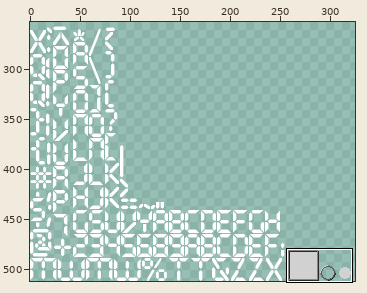
File history of a sprite sheet, ConnectedWorlds/Assets/Atlaii/ConnectedWorlds.png. The picture above shows the old version from afar; the outline marks the close-up.
Close-up. Old version:
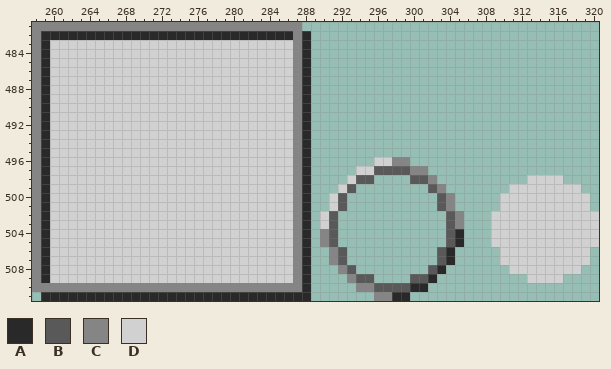
The file is 512x512 pixels. Pixels under 10% opacity are left out. Colours within 5 levels of each other are drawn and written as one. Shown: x 258..320, y 481..511. The wide view leaves out empty margins.
Palette (. is transparent): A #292929  B #595959  C #858585  D #d1d1d1
Pixels before, first column x 258:
481 CCCCCCCCCCCCCCCCCCCCCCCCCCCCCC.................................
482 CAAAAAAAAAAAAAAAAAAAAAAAAAAAACA................................
483 CADDDDDDDDDDDDDDDDDDDDDDDDDDDCA................................
484 CADDDDDDDDDDDDDDDDDDDDDDDDDDDCA................................
485 CADDDDDDDDDDDDDDDDDDDDDDDDDDDCA................................
486 CADDDDDDDDDDDDDDDDDDDDDDDDDDDCA................................
487 CADDDDDDDDDDDDDDDDDDDDDDDDDDDCA................................
488 CADDDDDDDDDDDDDDDDDDDDDDDDDDDCA................................
489 CADDDDDDDDDDDDDDDDDDDDDDDDDDDCA................................
490 CADDDDDDDDDDDDDDDDDDDDDDDDDDDCA................................
491 CADDDDDDDDDDDDDDDDDDDDDDDDDDDCA................................
492 CADDDDDDDDDDDDDDDDDDDDDDDDDDDCA................................
493 CADDDDDDDDDDDDDDDDDDDDDDDDDDDCA................................
494 CADDDDDDDDDDDDDDDDDDDDDDDDDDDCA................................
495 CADDDDDDDDDDDDDDDDDDDDDDDDDDDCA................................
496 CADDDDDDDDDDDDDDDDDDDDDDDDDDDCA.......DDCC.....................
497 CADDDDDDDDDDDDDDDDDDDDDDDDDDDCA.....DDBBBBCC...................
498 CADDDDDDDDDDDDDDDDDDDDDDDDDDDCA....DBB....BBC..........DDDD....
499 CADDDDDDDDDDDDDDDDDDDDDDDDDDDCA...DB........BC.......DDDDDDDD..
500 CADDDDDDDDDDDDDDDDDDDDDDDDDDDCA..DB..........BC.....DDDDDDDDDD.
501 CADDDDDDDDDDDDDDDDDDDDDDDDDDDCA..DB..........BC.....DDDDDDDDDD.
502 CADDDDDDDDDDDDDDDDDDDDDDDDDDDCA.DB............BC...DDDDDDDDDDDD
503 CADDDDDDDDDDDDDDDDDDDDDDDDDDDCA.DB............BC...DDDDDDDDDDDD
504 CADDDDDDDDDDDDDDDDDDDDDDDDDDDCA.CB............BA...DDDDDDDDDDDD
505 CADDDDDDDDDDDDDDDDDDDDDDDDDDDCA.CB............BA...DDDDDDDDDDDD
506 CADDDDDDDDDDDDDDDDDDDDDDDDDDDCA..CB..........BA.....DDDDDDDDDD.
507 CADDDDDDDDDDDDDDDDDDDDDDDDDDDCA..CB..........BA.....DDDDDDDDDD.
508 CADDDDDDDDDDDDDDDDDDDDDDDDDDDCA...CB........BA.......DDDDDDDD..
509 CADDDDDDDDDDDDDDDDDDDDDDDDDDDCA....CBB....BBA..........DDDD....
510 CCCCCCCCCCCCCCCCCCCCCCCCCCCCCCA.....CCBBBBAA...................
511 .AAAAAAAAAAAAAAAAAAAAAAAAAAAAAA.......CCAA.....................
Once edited:
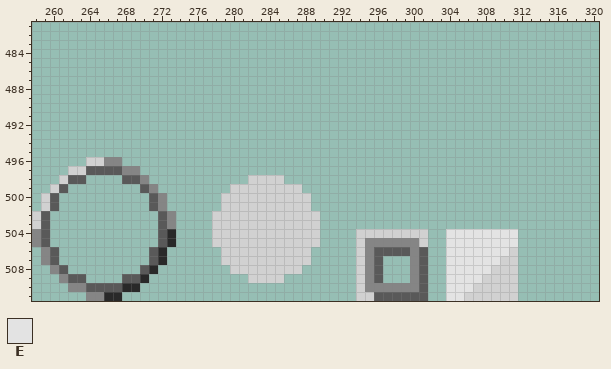
Colours new in this view: E #e3e3e3
Difference:
y 481: x 258..287 CCCCCCCCCCCCCCCCCCCCCCCCCCCCCC -> ..............................
y 482: x 258..288 CAAAAAAAAAAAAAAAAAAAAAAAAAAAACA -> ...............................
y 483..495: x 258..288 CADDDDDDDDDDDDDDDDDDDDDDDDDDDCA -> ...............................
y 496: x 258..263 CADDDD -> ......; x 266..288 DDDDDDDDDDDDDDDDDDDDDCA -> CC.....................; x 296..299 DDCC -> ....
y 497: x 258..261 CADD -> ....; x 264..288 DDDDDDDDDDDDDDDDDDDDDDDCA -> BBBBCC...................; x 294..301 DDBBBBCC -> ........
y 498: x 258..260 CAD -> ...; x 262..281 DDDDDDDDDDDDDDDDDDDD -> BB....BBC...........; x 286..288 DCA -> ...; x 293..295 DBB -> ...; x 300..302 BBC -> ...; x 313..316 DDDD -> ....
y 499: x 258..259 CA -> ..; x 261..279 DDDDDDDDDDDDDDDDDDD -> B........BC........; x 287..288 CA -> D.; x 292..293 DB -> ..; x 302..303 BC -> ..; x 311..318 DDDDDDDD -> ........
y 500..501: x 258..278 CADDDDDDDDDDDDDDDDDDD -> .DB..........BC......; x 287..288 CA -> DD; x 291..292 DB -> ..; x 303..304 BC -> ..; x 310..319 DDDDDDDDDD -> ..........
y 502..503: x 258..277 CADDDDDDDDDDDDDDDDDD -> DB............BC....; x 287..291 CA.DB -> DDD..; x 304..305 BC -> ..; x 309..320 DDDDDDDDDDDD -> ............
y 504: x 259..277 ADDDDDDDDDDDDDDDDDD -> B............BA....; x 287..291 CA.CB -> DDD..; x 294..301 ........ -> DDDDDDDD; x 304..320 BA...DDDDDDDDDDDD -> EEEEEEEE.........
y 505: x 259..277 ADDDDDDDDDDDDDDDDDD -> B............BA....; x 287..291 CA.CB -> DDD..; x 294..301 ........ -> DCCCCCCD; x 304..320 BA...DDDDDDDDDDDD -> EEEEEEEE.........
y 506: x 258..278 CADDDDDDDDDDDDDDDDDDD -> .CB..........BA......; x 287..288 CA -> DD; x 291..292 CB -> ..; x 294..301 ........ -> DCBBBBCB; x 303..310 BA.....D -> .EEEEEEE; x 312..319 DDDDDDDD -> ........
y 507: x 258..278 CADDDDDDDDDDDDDDDDDDD -> .CB..........BA......; x 287..288 CA -> DD; x 291..292 CB -> ..; x 294..296 ... -> DCB; x 300..301 .. -> CB; x 303..309 BA..... -> .EEEEEE; x 312..319 DDDDDDDD -> ........
y 508: x 258..279 CADDDDDDDDDDDDDDDDDDDD -> ..CB........BA........; x 287..288 CA -> D.; x 292..296 CB... -> ..DCB; x 300..310 ..BA....... -> CB..EEEEEDD; x 312..318 DDDDDDD -> .......
y 509: x 258..281 CADDDDDDDDDDDDDDDDDDDDDD -> ...CBB....BBA...........; x 286..288 DCA -> ...; x 293..296 CBB. -> .DCB; x 300 B -> C; x 302 A -> .; x 304..311 ........ -> EEEEDDDD; x 313..316 DDDD -> ....
y 510: x 258..261 CCCC -> ....; x 264..288 CCCCCCCCCCCCCCCCCCCCCCCCA -> BBBBAA...................; x 294 C -> D; x 296..301 BBBBAA -> CCCCCB; x 304..311 ........ -> EEEDDDDD
y 511: x 259..265 AAAAAAA -> .....CC; x 268..288 AAAAAAAAAAAAAAAAAAAAA -> .....................; x 294..301 ..CCAA.. -> DDBBBBBB; x 304..311 ........ -> EEDDDDDD
Where, in picture pixels (left, top, right, bottom), the same in both close-ups:
changed: (32, 22, 599, 301)
